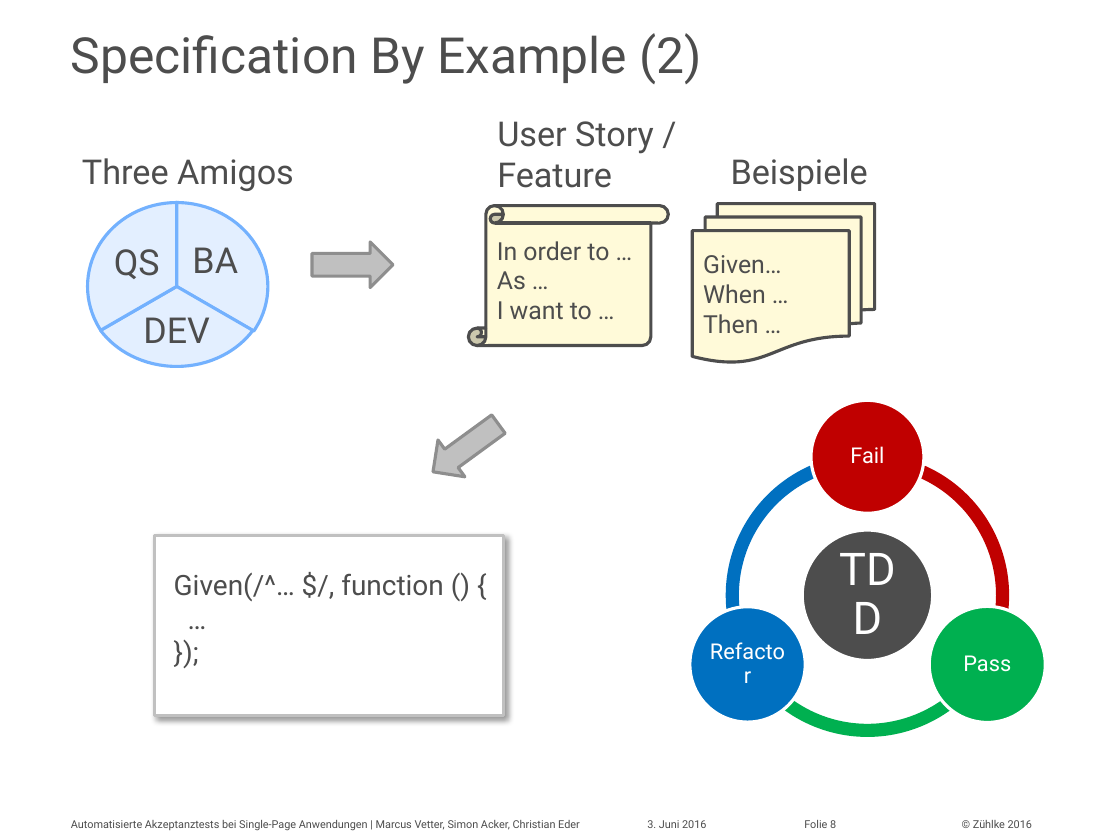
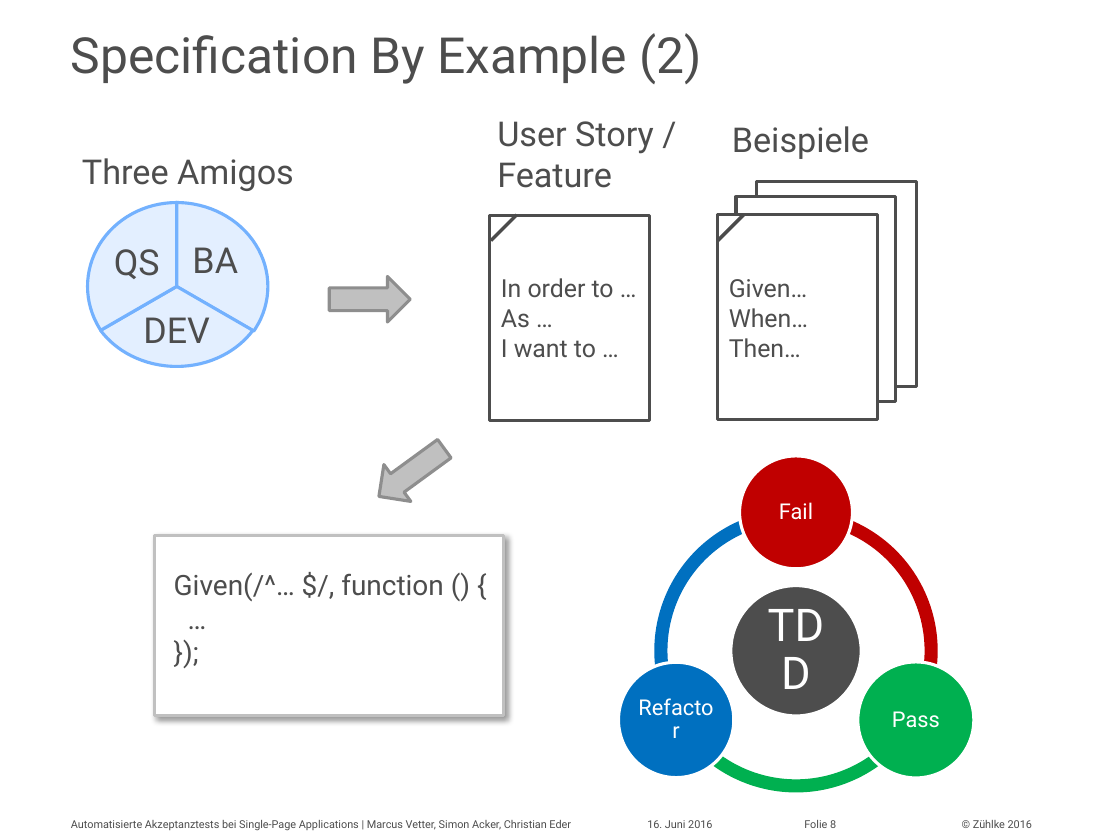
Before and after one commit to marcusvetter/yoda-chat, a slide deck: slide 8 of Vortrag_KE2016_MAVE_SIA.pptx. Drawn at 1120x840 pixels with LibreOffice and Linux fonts; fonts in the diff are those of the drawing. Boxes give left, top, right and bottom in pixels: in the first picture for what was removed or moved away, otherwise in the second. Text is boxed around its words. In the diff, an @@ line names an element or a change of style, - is before the commit and + after.

```diff
--- a/Vortrag_KE2016_MAVE_SIA.pptx
+++ b/Vortrag_KE2016_MAVE_SIA.pptx
@@ text "Beispiele": place and size @@
-text "Beispiele" at bbox=[731, 158, 868, 191]
+text "Beispiele" at bbox=[732, 126, 869, 159]
@@ rectangle added at bbox=[736, 197, 895, 402], fill #FFFFFF, outline #4D4D4D 2 pt @@
@@ rectangle added at bbox=[757, 181, 916, 386], fill #FFFFFF, outline #4D4D4D 2 pt @@
@@ rectangle "In order to …": place and size @@
-rectangle "In order to …" at bbox=[468, 206, 669, 346]
+rectangle "In order to …" at bbox=[489, 215, 648, 420]
@@ rectangle "In order to …" at bbox=[489, 215, 648, 420]: vertical scroll to rectangle; fill #FFFAD9 to #FFFFFF @@
@@ line added from (491, 241) to (516, 215), #4B4B4B 2.25 pt @@
@@ rectangle "Given…": place and size @@
-rectangle "Given…" at bbox=[692, 204, 875, 363]
+rectangle "Given…" at bbox=[718, 215, 877, 420]
@@ rectangle "Given…" at bbox=[718, 215, 877, 420]: flow chart multidocument to rectangle; fill #FFFAD9 to #FFFFFF @@
@@ line added from (718, 241) to (744, 215), #4B4B4B 2.25 pt @@
@@ right arrow: place and size @@
-right arrow at bbox=[312, 242, 393, 288]
+right arrow at bbox=[329, 277, 410, 323]
@@ text in rectangle at bbox=[729, 308, 808, 357]: spaces changed @@
-When …
-Then …
+When…
+Then…
@@ right arrow: place and size @@
-right arrow at bbox=[420, 406, 512, 491]
+right arrow at bbox=[365, 431, 457, 516]
@@ 4 texts, 4 ellipses, 3 arch (boxed as its full ring)s: place and size @@
-4 texts, 4 ellipses, 3 arch (boxed as its full ring)s at bbox=[690, 400, 1046, 737]
+4 texts, 4 ellipses, 3 arch (boxed as its full ring)s at bbox=[618, 456, 974, 793]
@@ text at bbox=[71, 820, 571, 830]: text changed @@
-Automatisierte Akzeptanztests bei Single-Page Anwendungen | Marcus Vetter, Simon Acker, Christian Eder
+Automatisierte Akzeptanztests bei Single-Page Applications | Marcus Vetter, Simon Acker, Christian Eder
@@ text at bbox=[647, 820, 712, 828]: text changed @@
-3. Juni 2016
+16. Juni 2016
```
Also in this commit, not shown: 22 other slides changed, 3 slides added, 1 other file.
